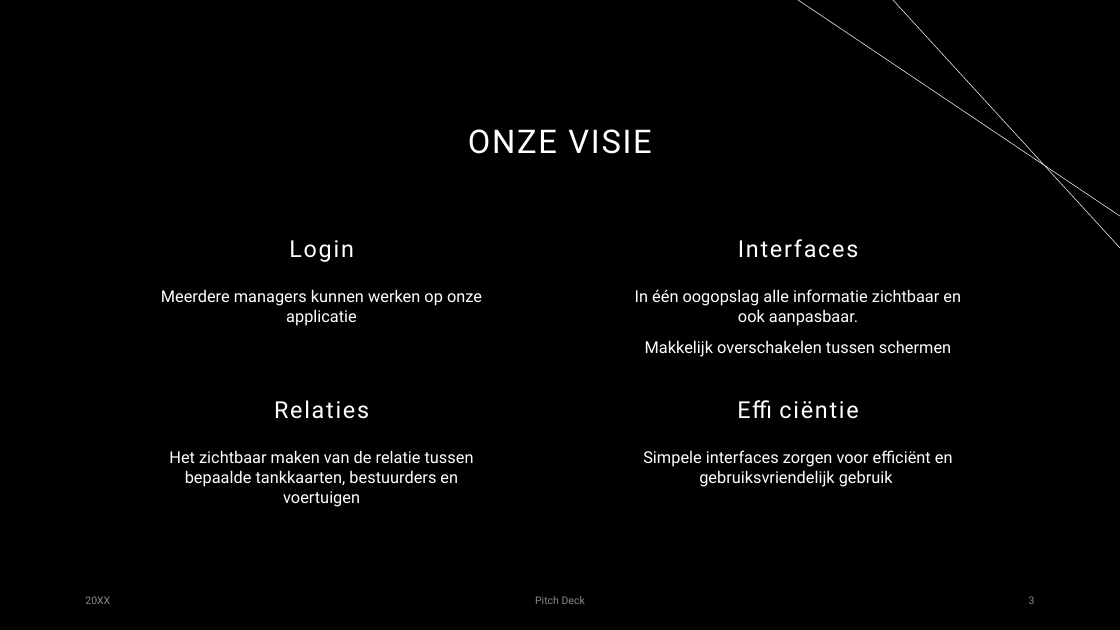
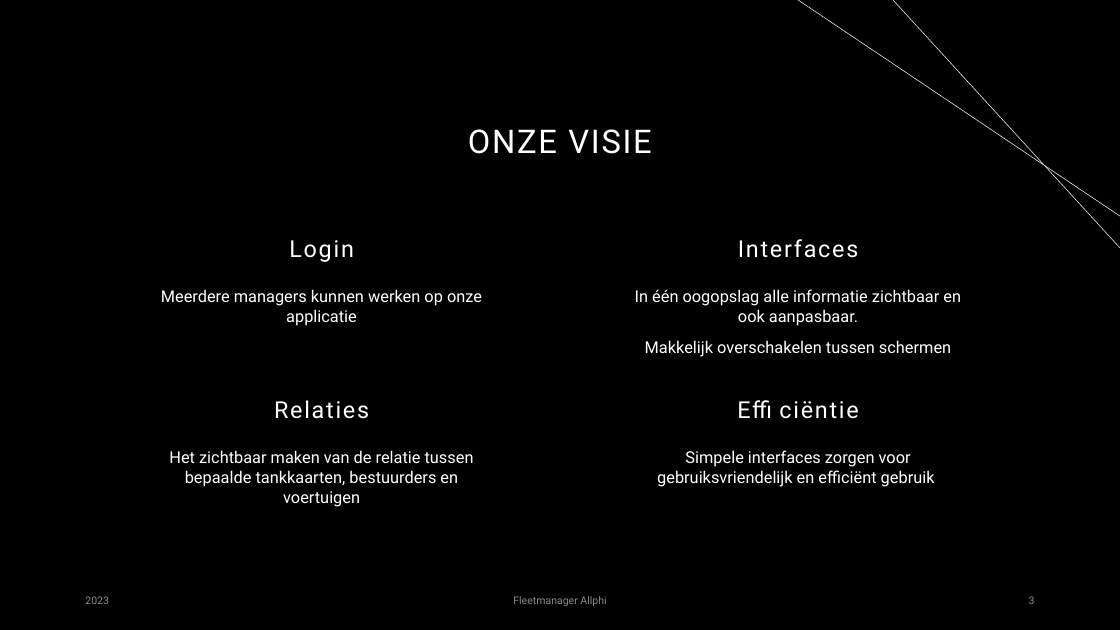
Before and after one commit to Andyke87/Groep4Fleetmanager, a slide deck: slide 3 of Fleetmanager.pptx. Drawn at 1120x630 pixels with LibreOffice and Linux fonts; fonts in the diff are those of the drawing. Boxes give left, top, right and bottom in pixels: in the first picture for what was removed or moved away, otherwise in the second. Text is boxed around its words. In the diff, an @@ line names an element or a change of style, - is before the commit and + after.

```diff
--- a/Fleetmanager.pptx
+++ b/Fleetmanager.pptx
@@ text at (657, 450, 935, 487): text changed @@
-Simpele interfaces zorgen voor efficiënt en gebruiksvriendelijk gebruik
+Simpele interfaces zorgen voor gebruiksvriendelijk en efficiënt gebruik
@@ text at (85, 596, 109, 604): text changed @@
-20XX
+2023
@@ text at (513, 596, 606, 606): text changed @@
-Pitch Deck
+Fleetmanager Allphi
```
Also in this commit, not shown: 5 other slides changed, 1 slide added, 1 slide removed.
